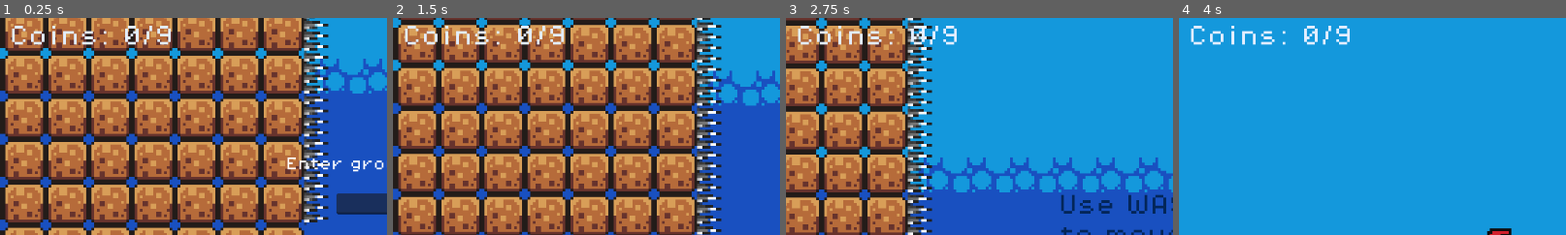
Above: before the commit, frames 1-4 (left to right).
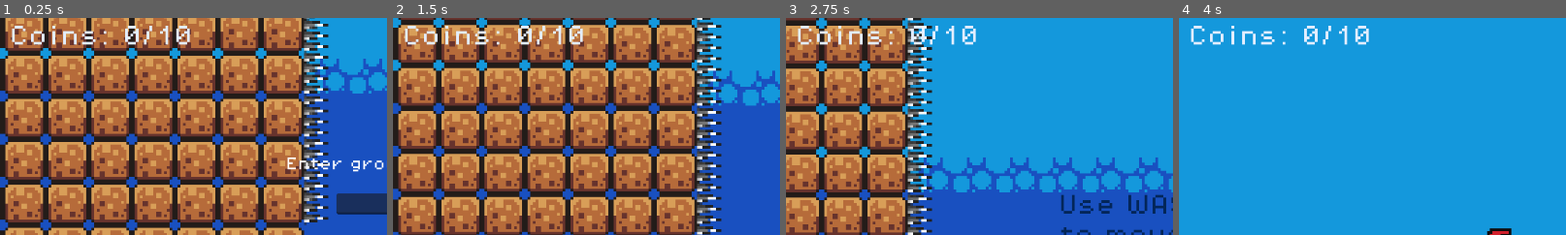
Above: after the commit, the same moments.

Repository: kasramo1383/KnightPlatformer-GODOT
Game: Godot game, scene res://scenes/Level 1.tscn
The game is run twice, just before and just after one commit, with the same random seed, the same clock (stepped at 60 frames per second) and the same inputs.
Inputs (mouse positions are % of the whole screen's width and height, from its top left):
- Up to frame 1 (0.25 s): no input
- Up to frame 2 (1.5 s): click (50, 43) at 0.52 s; type "12" at 0.6 s; click "Submit" at 1.25 s
- Up to frame 3 (2.75 s): move the mouse to (45, 70) at 2.02 s; hold Right (move_right) from 2.03 s (still down); tap Space (jump) at 2.1, 2.27, 2.57 s
- Up to frame 4 (4 s): move the mouse to (80, 65) at 2.77 s; click (80, 65) at 2.85 s; tap Space (jump) at 3.02, 3.05, 3.32, 3.8 s; move the mouse to (20, 35) at 3.52 s; release Right (move_right) at 3.53 s; hold Left (move_left) from 3.53 s (still down); tap Shift (dash) at 3.6 s
The pictures show only the part of the screen within x 0-50%, y 0-50%; the shares and areas given below are measured in that part.

The runs differ from the first frame. In frame 1, 0.4% of the frame differs, in the area x 40-50%, y 3-13%; in frame 2, 0.4%; in frame 3, 0.4%; in frame 4, 0.4%.

Commit message:
death fix

Diff:
--- /dev/null
+++ b/checkpoint.gd
@@ -0,0 +1,11 @@
+extends Area2D
+
+
+# Called when the node enters the scene tree for the first time.
+func _ready() -> void:
+	pass # Replace with function body.
+
+func _on_body_entered(body):
+	if body.name != "Player":
+		return
+	body.set_checkpoint()
--- a/scenes/Level 1.tscn
+++ b/scenes/Level 1.tscn
@@ -176,7 +176,7 @@
 [sub_resource type="TileSetAtlasSource" id="TileSetAtlasSource_wfl0k"]
 texture = ExtResource("2_wfl0k")
 0:0/0 = 0
-0:0/0/physics_layer_0/polygon_0/points = PackedVector2Array(-8, -1.2590103, 8, -1.4388695, 8, 8, -8, 8)
+0:0/0/physics_layer_0/polygon_0/points = PackedVector2Array(-6.115197, -1.0791512, 6.4749146, -1.6187286, 6.2950554, 8, -6.115197, 8)
 0:0/0/custom_data_0 = true
 0:0/0/custom_data_1 = true
 
@@ -266,6 +266,9 @@
 [node name="Coin4" parent="Coins" instance=ExtResource("4_28cek")]
 position = Vector2(93, -25)
 
+[node name="Coin12" parent="Coins" instance=ExtResource("4_28cek")]
+position = Vector2(-678, -154)
+
 [node name="Coin11" parent="Coins" instance=ExtResource("4_28cek")]
 position = Vector2(345, -196)
 
--- /dev/null
+++ b/scenes/checkpoint.tscn
@@ -0,0 +1,8 @@
+[gd_scene load_steps=2 format=3 uid="uid://buav5l27bi1ne"]
+
+[ext_resource type="Script" uid="uid://df3a0gr3cc77e" path="res://checkpoint.gd" id="1_yyywg"]
+
+[node name="Checkpoint" type="Area2D"]
+script = ExtResource("1_yyywg")
+
+[node name="CollisionShape2D" type="CollisionShape2D" parent="."]
--- a/scenes/player.tscn
+++ b/scenes/player.tscn
@@ -1,10 +1,26 @@
-[gd_scene load_steps=28 format=3 uid="uid://dqnaqj8yb6hwd"]
+[gd_scene load_steps=32 format=3 uid="uid://dqnaqj8yb6hwd"]
 
 [ext_resource type="Script" uid="uid://dhojb01i6t155" path="res://scripts/player.gd" id="1_ofpvf"]
 [ext_resource type="Texture2D" uid="uid://b8cmjj8vq3r8d" path="res://assets/sprites/knight.png" id="1_p3dy5"]
 [ext_resource type="PackedScene" uid="uid://csgmwywj6qi51" path="res://scenes/slash.tscn" id="2_qhqgy"]
 [ext_resource type="PackedScene" uid="uid://brwui1xe4xnav" path="res://scenes/slash_down.tscn" id="3_dqkch"]
 
+[sub_resource type="AtlasTexture" id="AtlasTexture_dqkch"]
+atlas = ExtResource("1_p3dy5")
+region = Rect2(0, 224, 32, 32)
+
+[sub_resource type="AtlasTexture" id="AtlasTexture_qlg0r"]
+atlas = ExtResource("1_p3dy5")
+region = Rect2(32, 224, 32, 32)
+
+[sub_resource type="AtlasTexture" id="AtlasTexture_tuyoq"]
+atlas = ExtResource("1_p3dy5")
+region = Rect2(64, 224, 32, 32)
+
+[sub_resource type="AtlasTexture" id="AtlasTexture_fjrip"]
+atlas = ExtResource("1_p3dy5")
+region = Rect2(96, 224, 32, 32)
+
 [sub_resource type="AtlasTexture" id="AtlasTexture_eq0sc"]
 atlas = ExtResource("1_p3dy5")
 region = Rect2(0, 0, 32, 32)
@@ -91,6 +107,23 @@
 
 [sub_resource type="SpriteFrames" id="SpriteFrames_81gkq"]
 animations = [{
+"frames": [{
+"duration": 1.0,
+"texture": SubResource("AtlasTexture_dqkch")
+}, {
+"duration": 1.0,
+"texture": SubResource("AtlasTexture_qlg0r")
+}, {
+"duration": 1.0,
+"texture": SubResource("AtlasTexture_tuyoq")
+}, {
+"duration": 1.0,
+"texture": SubResource("AtlasTexture_fjrip")
+}],
+"loop": false,
+"name": &"death",
+"speed": 5.0
+}, {
 "frames": [{
 "duration": 1.0,
 "texture": SubResource("AtlasTexture_eq0sc")
@@ -183,13 +216,16 @@
 [node name="AnimatedSprite2D" type="AnimatedSprite2D" parent="."]
 position = Vector2(0, -12)
 sprite_frames = SubResource("SpriteFrames_81gkq")
-animation = &"jump"
+animation = &"death"
 autoplay = "idle"
+frame = 3
+frame_progress = 1.0
 
 [node name="CollisionShape2D" type="CollisionShape2D" parent="."]
 position = Vector2(0, -5)
 shape = SubResource("CircleShape2D_bvcm0")
 
 [node name="Timer" type="Timer" parent="."]
+one_shot = true
 
 [connection signal="timeout" from="Timer" to="." method="_on_timer_timeout"]
--- a/scripts/killzone.gd
+++ b/scripts/killzone.gd
@@ -1,14 +1,11 @@
 extends Area2D
 
 @onready var timer = $Timer
+var player;
+
 
 func _on_body_entered(body):
-	print("You died!")
-	Engine.time_scale = 0.5
-	body.get_node("CollisionShape2D").queue_free()
-	timer.start()
-
-
-func _on_timer_timeout():
-	Engine.time_scale = 1.0
-	get_tree().reload_current_scene()
+	print(234)
+	if body.name == "Player":
+		if not get_node("CollisionShape2D").disabled:
+			body.die()
--- a/scripts/player.gd
+++ b/scripts/player.gd
@@ -11,6 +11,7 @@
 var gravity = ProjectSettings.get_setting("physics/2d/default_gravity")
 var sprite_dir = +1
 
+
 var is_dashing = false
 var can_dash = true
 var dash_reloaded = true
@@ -20,12 +21,24 @@
 
 var can_attack = true # <-- new flag for attack cooldown
 
+var last_checkpoint: Vector2
+
 @onready var animated_sprite = $AnimatedSprite2D
 @onready var timer = $Timer
 @onready var collision_shape = $CollisionShape2D
-
+var dead = false
 @export var slash_scene: PackedScene
 @export var slash_down_scene: PackedScene
+func set_checkpoint():
+	last_checkpoint = position
+
+func die():
+	print("You died!")
+	animated_sprite.play("death")
+	dead =true
+
+	set_physics_process(true)
+	timer.start()
 
 func _physics_process(delta):
 	# Handle dash timer
@@ -41,6 +54,9 @@
 	# Gravity
 	if not is_on_floor():
 		velocity.y += gravity * delta
+	if dead:
+		move_and_slide()
+		return
 
 	# Reset jump count when grounded
 	if is_on_floor():
@@ -69,13 +85,14 @@
 		animated_sprite.flip_h = true
 
 	# Animations
-	if is_on_floor():
-		if direction == 0:
-			animated_sprite.play("idle")
+	if not dead:
+		if is_on_floor():
+			if direction == 0:
+				animated_sprite.play("idle")
+			else:
+				animated_sprite.play("run")
 		else:
-			animated_sprite.play("run")
-	else:
-		animated_sprite.play("jump")
+			animated_sprite.play("jump")
 
 	# Apply horizontal movement
 	if direction:
@@ -98,12 +115,8 @@
 			if tile_data:
 				var tile_type = tile_data.get_custom_data("collide")
 				var damage = tile_data.get_custom_data("killer")
-				if damage:
-					print("You died!")
-					Engine.time_scale = 0.5
-					if is_instance_valid(collision_shape):
-						collision_shape.queue_free()
-					timer.start()
+				if damage and not dead:
+					die()
 
 	move_and_slide()
 
@@ -153,4 +166,9 @@
 
 func _on_timer_timeout() -> void:
 	Engine.time_scale = 1.0
-	get_tree().reload_current_scene()
+
+	position = Vector2(-520, 80)
+	velocity.x = 0
+	velocity.y = 0
+	set_physics_process(true)
+	dead = false
Not shown, added: checkpoint.gd.uid
Not shown: 1 places in scenes/killzone.tscn that only renumber resources
